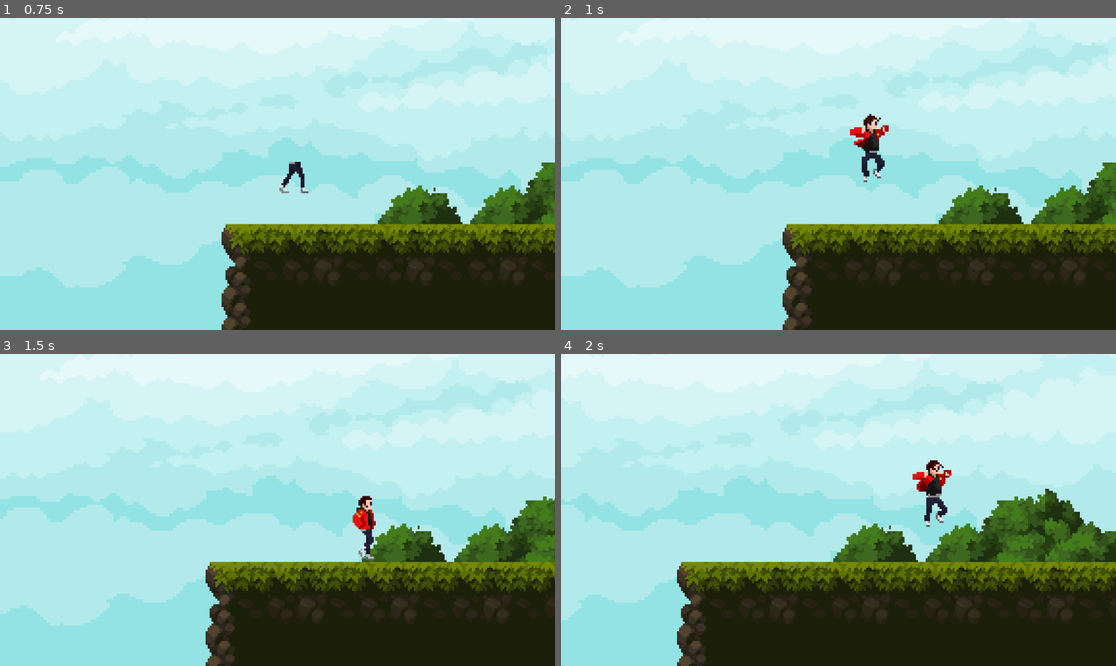
Above: before the commit, frames 1-4 (two rows, left to right).
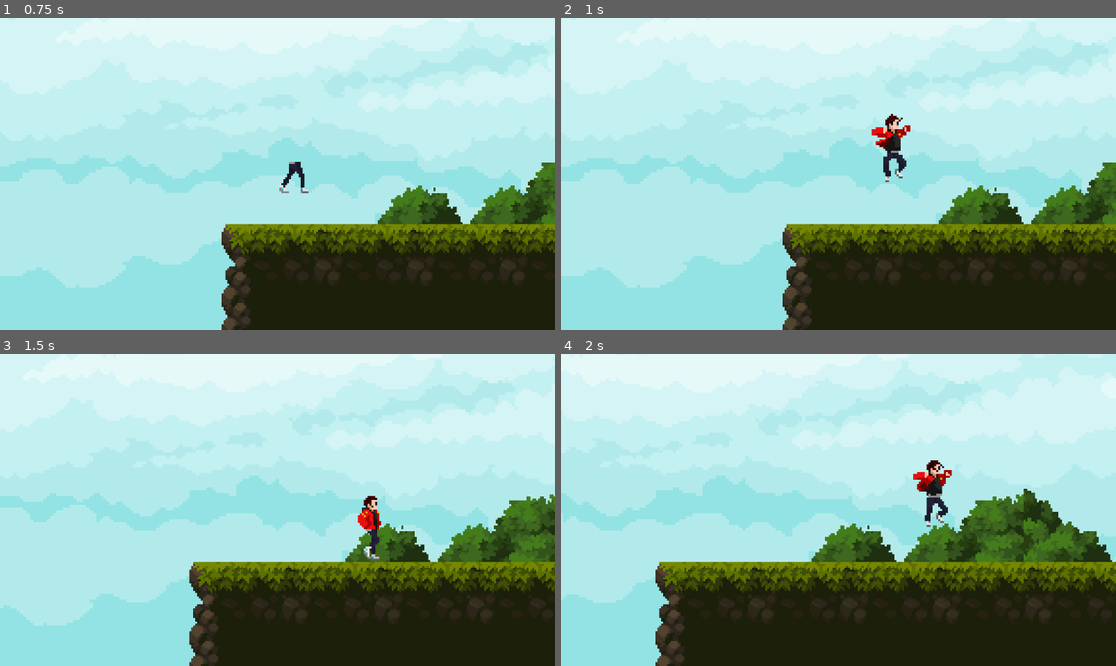
Above: after the commit, the same moments.

Repository: Chackal099/ProjetoPursuit
Game: Godot game, scene res://Levels/test_level.tscn
Same seed, same stepped clock (60 frames per second), same inputs: the game is played once before the commit and once after it.
Inputs:
- Up to frame 1 (0.75 s): hold D (right) from 0.53 s (still down); hold S (crouch) from 0.53 s (still down)
- Up to frame 2 (1 s): keep holding D (right); keep holding S (crouch); tap Space (jump) at 0.77 s; tap Shift (run) at 0.8 s
- Up to frame 3 (1.5 s): keep holding D (right); release S (crouch) at 1.28 s; tap Shift (run) at 1.35 s
- Up to frame 4 (2 s): keep holding D (right); tap Space (jump) at 1.52 s; tap C (slide, bound only before the commit) at 1.55 s

Frame 1 is identical in both runs. In frame 2, 1.3% of the frame differs, in the area x 52-63%, y 30-53%; in frame 3, 11%; in frame 4, 14%, in the area x 0-100%, y 9-100%.

Commit message:
Slide is now crouch
Chanched the slide mechanic to the crouch button, for a more streamlined experience

Diff:
--- a/Character/player.gd
+++ b/Character/player.gd
@@ -52,15 +52,15 @@
 		if Input.is_action_pressed("run"):
 			velocity.x = direction.x * RunSpeed
 			#Slide when running Mechanics
-			if Input.is_action_pressed("slide"):
+			if Input.is_action_pressed("crouch"):
 				velocity.x = direction.x * slide_counter
 				if velocity.x != 0:
 					slide_counter -= slide_friction
 				else:
-					velocity.x = 0
-			elif Input.is_action_just_released("slide"):
+					velocity.x = direction.x * CrouchSpeed
+			elif Input.is_action_just_released("crouch"):
 				slide_counter = slide_standard
-		if Input.is_action_pressed("crouch"):
+		elif Input.is_action_pressed("crouch"):
 			velocity.x = direction.x * CrouchSpeed
 	else:
 		velocity.x = move_toward(velocity.x, 0, WalkSpeed)
@@ -77,8 +77,10 @@
 		else:
 			if direction.x != 0 && Input.is_action_pressed("run"):
 				animated_sprite.play("Run")
-				if direction.x != 0 && Input.is_action_pressed("slide"):
+				if direction.x != 0 && Input.is_action_pressed("crouch"):
 					animated_sprite.play("Slide")
+				elif direction.x == 0:
+					animated_sprite.play("Crouch")
 			elif direction.x != 0 && Input.is_action_pressed("crouch"):
 				animated_sprite.play("CrouchWalk")
 			elif direction.x != 0:
--- a/Character/player2.tscn
+++ b/Character/player2.tscn
@@ -319,6 +319,6 @@
 sprite_frames = SubResource("SpriteFrames_ehi3x")
 animation = &"CrouchWalk"
 autoplay = "Idle"
-frame_progress = 0.33971
+frame_progress = 0.506375
 
 [connection signal="animation_finished" from="AnimatedSprite2D" to="." method="_on_animated_sprite_2d_animation_finished"]
--- a/project.godot
+++ b/project.godot
@@ -56,11 +56,6 @@
 "events": [Object(InputEventKey,"resource_local_to_scene":false,"resource_name":"","device":-1,"window_id":0,"alt_press …(182 unchanged characters)…
 ]
 }
-slide={
-"deadzone": 0.5,
-"events": [Object(InputEventKey,"resource_local_to_scene":false,"resource_name":"","device":-1,"window_id":0,"alt_pressed":false,"shift_pressed":false,"ctrl_pressed":false,"meta_pressed":false,"pressed":false,"keycode":0,"physical_keycode":67,"key_label":0,"unicode":99,"echo":false,"script":null)
-]
-}
 
 [physics]
 
